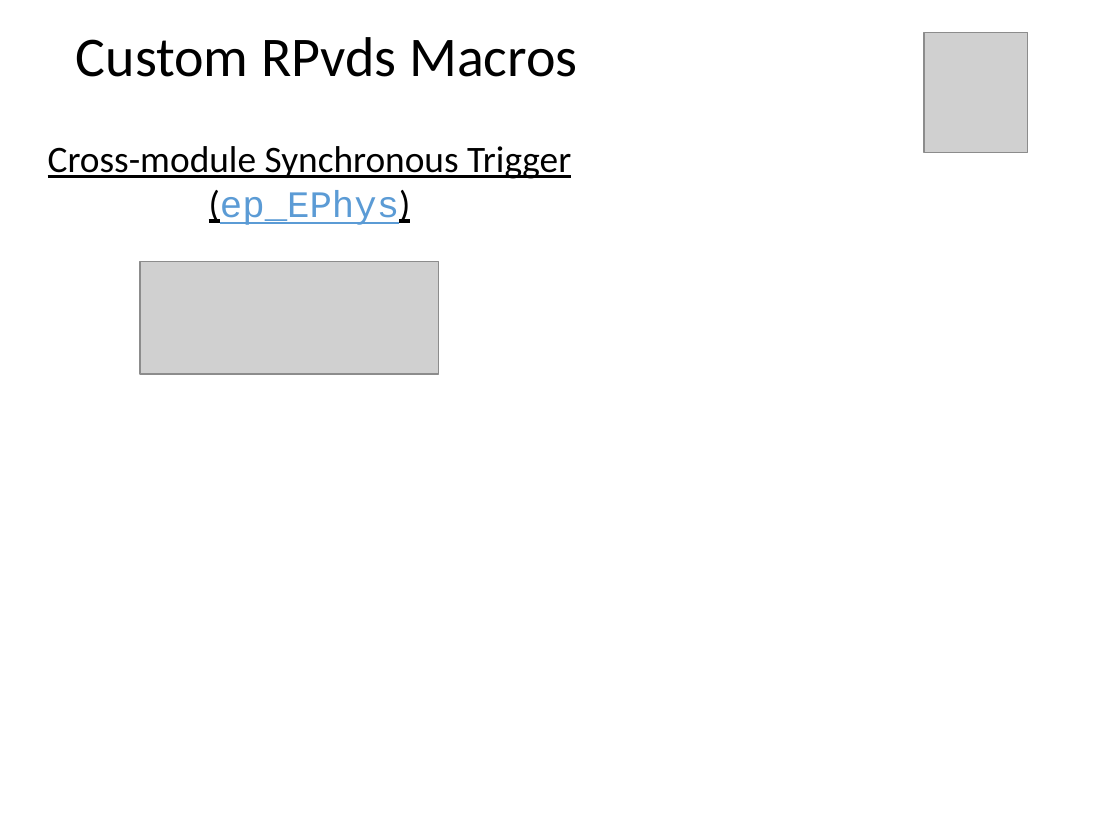
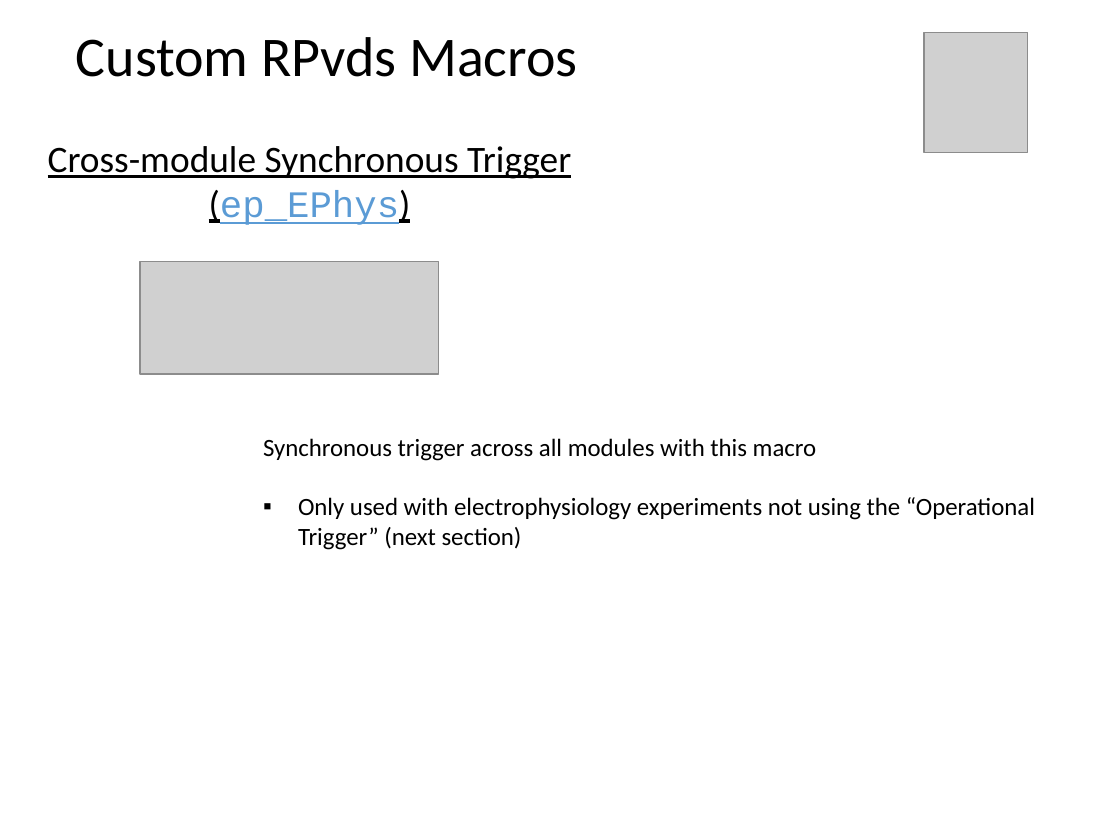
Before and after one commit to dstolz/epsych, a slide deck: slide 15 of trunk/Intro_to_ElectroPsych_Toolbox.pptx (slide 9 before the commit). Drawn at 1120x840 pixels with LibreOffice and Linux fonts; fonts in the diff are those of the drawing; grey boxes stand for pictures. Boxes give left, top, right and bottom in pixels: in the first picture for what was removed or moved away, otherwise in the second. Text is boxed around its words. In the diff, an @@ line names an element or a change of style, - is before the commit and + after.

```diff
--- a/trunk/Intro_to_ElectroPsych_Toolbox.pptx
+++ b/trunk/Intro_to_ElectroPsych_Toolbox.pptx
@@ text added at bbox=[263, 438, 1035, 550], 16 pt, text #000000 @@
+Synchronous trigger across all modules with this macro
+▪ Only used with electrophysiology experiments not using the “Operational Trigger” (next section)
```
Also in this commit, not shown: 9 other slides changed, 2 slides added, 1 other file.
